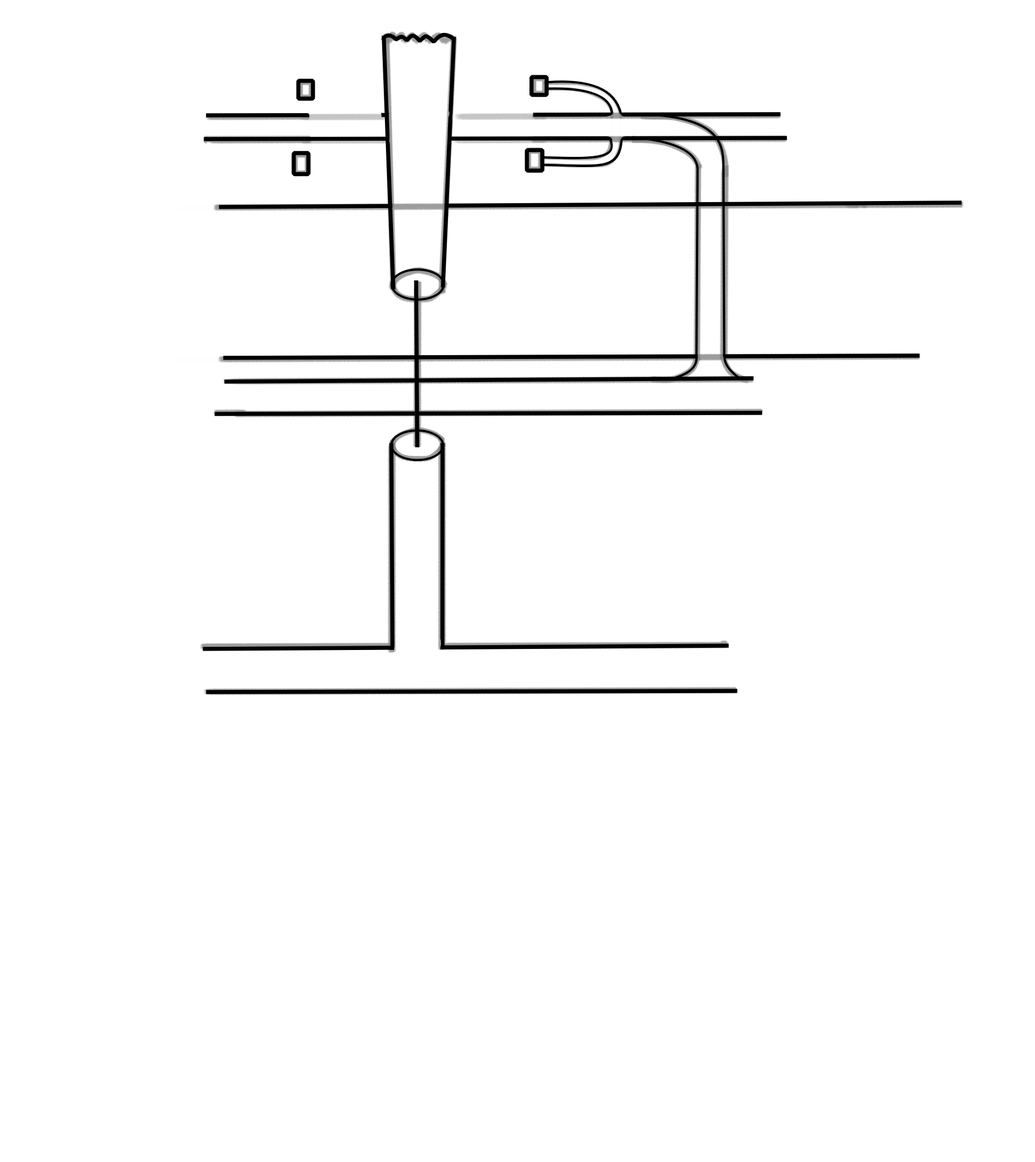
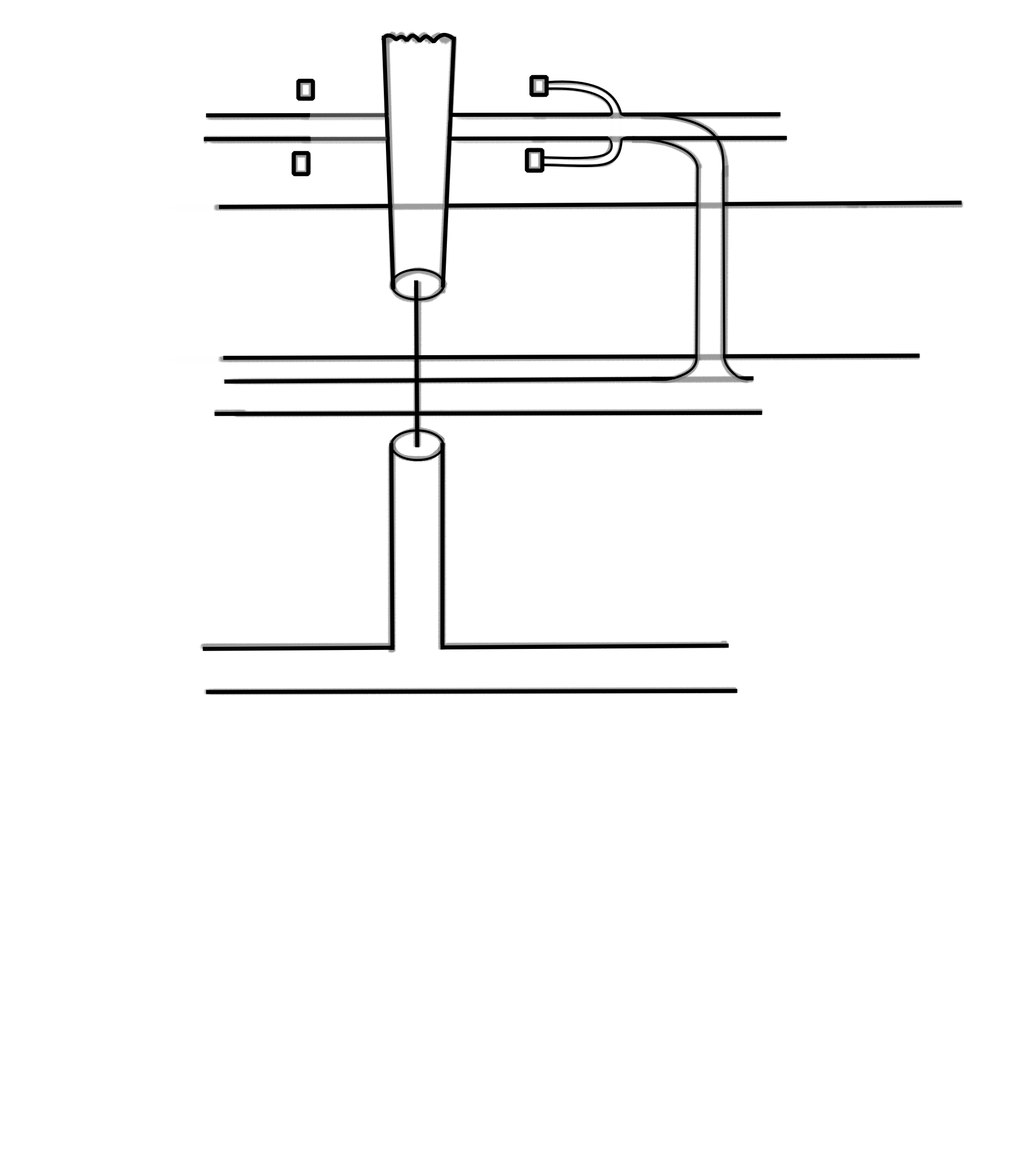
Layers edited between the first and the second 1035px x 1162px image:
painted on "base" over <box>307,108,748,694</box>
